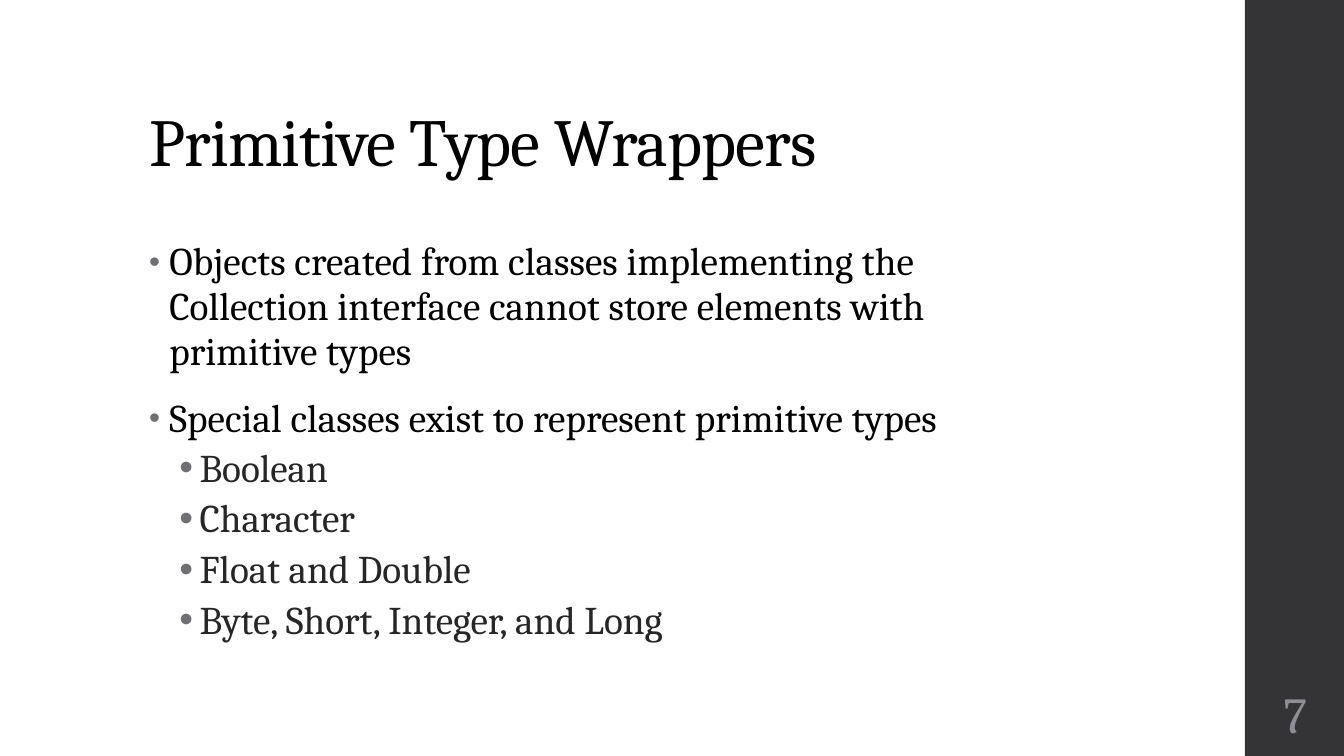
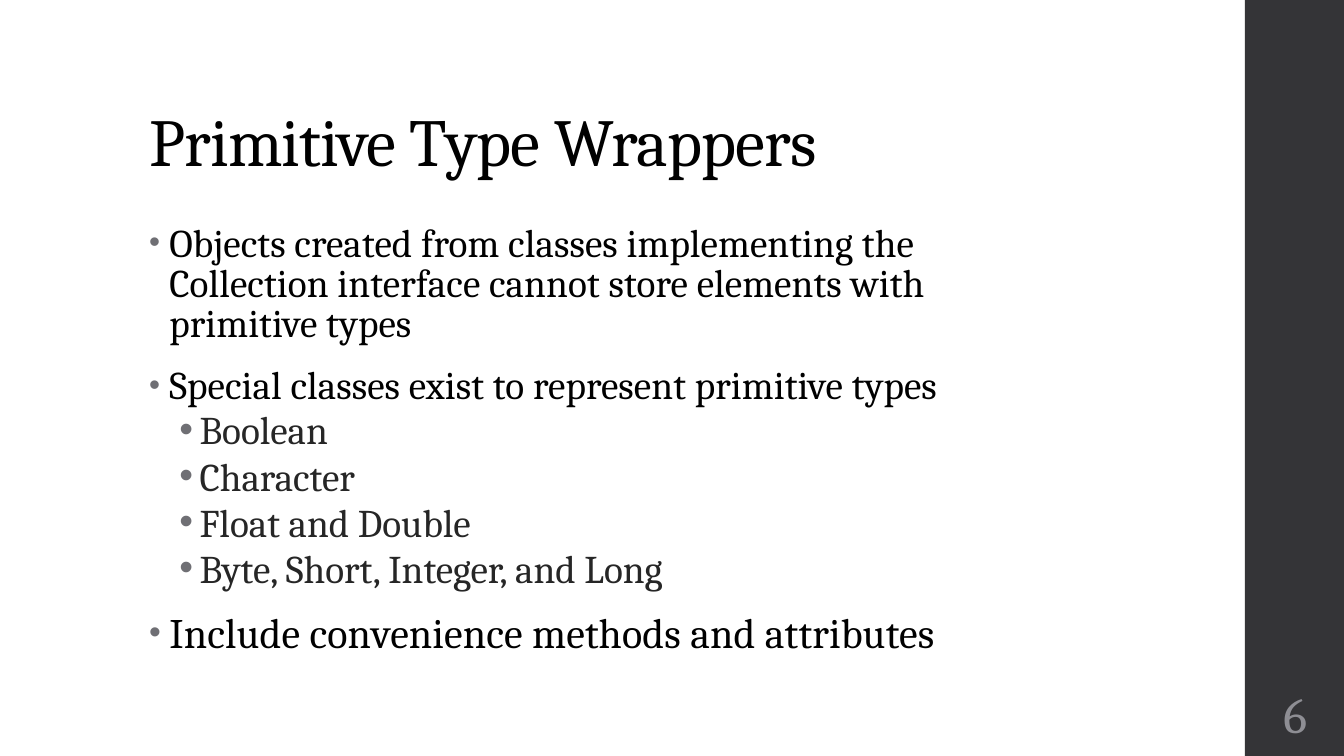
Before and after one commit to zarthur/CSCC-Fundamentals-Android-Notes, a slide deck: slide 6 of week_04/week_04.pptx (slide 7 before the commit). Drawn at 1344x756 pixels with LibreOffice and Linux fonts; fonts in the diff are those of the drawing. Boxes give left, top, right and bottom in pixels: in the first picture for what was removed or moved away, otherwise in the second. Text is boxed around its words. In the diff, an @@ line names an element or a change of style, - is before the commit and + after.

```diff
--- a/week_04/week_04.pptx
+++ b/week_04/week_04.pptx
@@ text at (169,229,937,592): line spacing 0.95 to 0.85; line spacing 0.9 to 0.8 @@
@@ text at (169,618,934,649): paragraph added @@
+• Include convenience methods and attributes
@@ page number at (1283,699,1307,733): text changed @@
-7
+6
```
Also in this commit, not shown: 1 slide removed, 1 other file.
